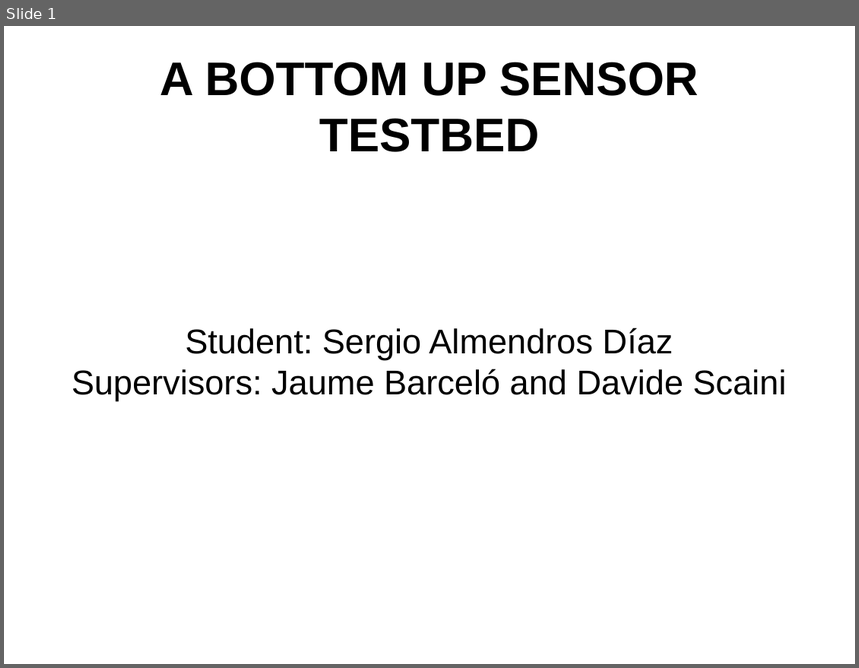
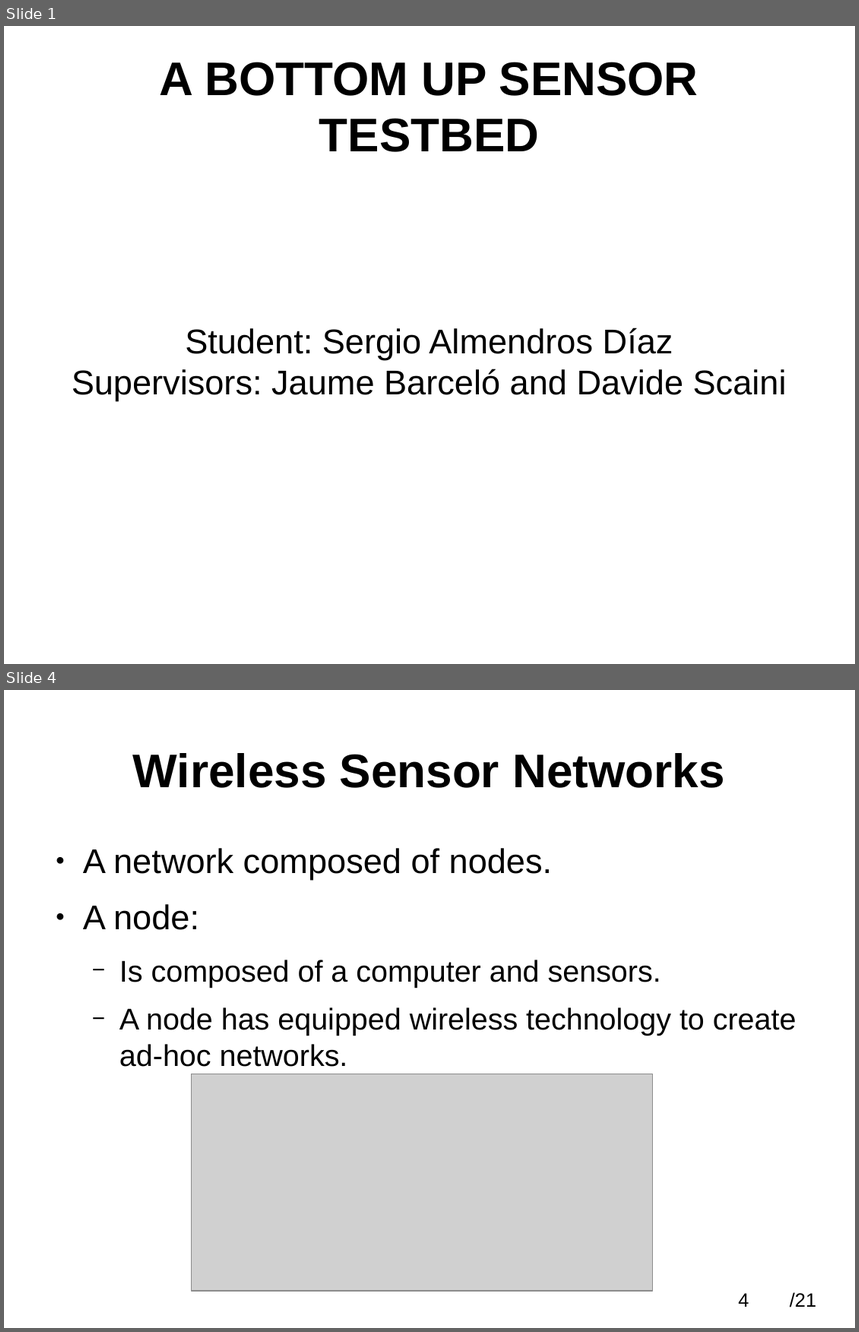
Before and after one commit to SergioAlmendros/A-bottom-up-sensor-testbed, a slide deck: Presentation/presentation2.odp. Shown one above the other, each under a label of ours: slide 1 before the commit, slides 1 and 4 after it; the slides between them are not shown. The pictures are 859x668 and 859x1332 pixels, drawn with LibreOffice and Linux fonts; fonts in the diff are those of the drawing; grey boxes stand for pictures. Boxes give left, top, right and bottom in pixels: in the first picture for what was removed or moved away, otherwise in the second. Text is boxed around its words. In the diff, an @@ line names an element or a change of style, - is before the commit and + after.

```diff
--- a/Presentation/presentation2.odp
+++ b/Presentation/presentation2.odp
@@ slide 4 added at (x1=4, y1=690, x2=855, y2=1328), background #FFFFFF @@
@@ title added at (x1=133, y1=753, x2=724, y2=788), 44 pt, text #000000, bold @@
+Wireless Sensor Networks
@@ text added at (x1=83, y1=848, x2=797, y2=1067), 28 pt, text #000000 @@
+● A network composed of nodes.
+● A node:
+  − Is composed of a computer and sensors.
+  − A node has equipped wireless technology to create ad-hoc networks.
@@ picture added at (x1=191, y1=1074, x2=653, y2=1291) @@
@@ page number added at (x1=738, y1=1293, x2=749, y2=1307), 18 pt, text #000000 @@
+4
@@ text added at (x1=790, y1=1293, x2=816, y2=1308), 18 pt, text #000000 @@
+/21
```
Also in this commit, not shown: 15 slides changed, 4 other slides added, 5 slides removed, 7 other files.
